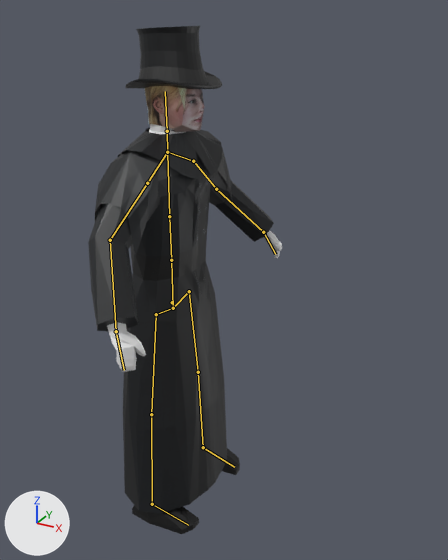
The Blender file Models/londonProtag.blend as it was, and as the next commit left it.
Both versions are drawn from a camera (50 mm lens) standing at (5.57, -9.04, 5.23) and looking at (0.55, 0.09, 0.66). Every picture has the same lights, and +X, +Y and +Z are marked at lower left. The older version comes first. The bones that bend it are drawn over the model as lines.

The first picture shows 'body', 'boots', 'cloak', 'hat', 'head'.
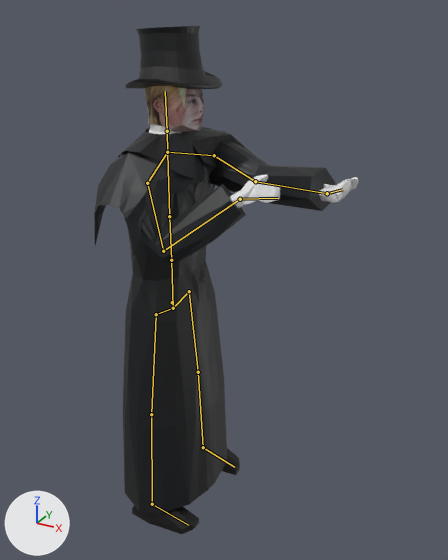
The newer file adds an action. The first version stands in its rest pose; the second is drawn at frame 0 of the action 'thompsonHold'.

The edits, one by one:
Bone 'Bone.005.L' (bone_bone_005_l) turns from (0, 0, 0) to (8, -6, -34) degrees about its own x, y and z.
Bone 'Bone.006.L' (bone_bone_006_l) turns from (0, 0, 0) to (-29, -44, -43) degrees about its own x, y and z.
Bone 'Bone.007.L' (bone_bone_007_l) turns from (0, 0, 0) to (14, -3, 8) degrees about its own x, y and z.
Bone 'Bone.008.L' (bone_bone_008_l) turns from (0, 0, 0) to (-71, -78, 52) degrees about its own x, y and z.
Bone 'Bone.006.R' (bone_bone_006_r) turns from (0, 0, 0) to (40, 6, -18) degrees about its own x, y and z.
Bone 'Bone.007.R' (bone_bone_007_r) turns from (0, 0, 0) to (43, -2, -66) degrees about its own x, y and z.
Bone 'Bone.008.R' (bone_bone_008_r) turns from (0, 0, 0) to (-9, 54, 14) degrees about its own x, y and z.

Location of each change, (x1, y1, x2, y2) in pixels of the pictures (448 x 560 px):
'cloak', posed (30% wider): before (88, 128, 274, 513); after (94, 127, 336, 513)
'body', posed: before (107, 125, 282, 372); after (148, 125, 358, 208)
bone 'Bone.005.L', root to tip: before (167, 152) to (193, 161); after (167, 152) to (214, 155)
bone 'Bone.006.L', root to tip: before (193, 161) to (216, 189); after (214, 155) to (255, 181)
bone 'Bone.007.L', root to tip: before (216, 189) to (263, 232); after (255, 181) to (327, 193)
bone 'Bone.008.L', root to tip: before (263, 232) to (275, 254); after (327, 193) to (342, 189)
bone 'Bone.006.R', root to tip: before (147, 183) to (110, 240); after (147, 183) to (163, 251)
bone 'Bone.007.R', root to tip: before (110, 240) to (116, 331); after (163, 251) to (240, 199)
bone 'Bone.008.R', root to tip: before (116, 331) to (124, 370); after (240, 199) to (278, 198)
